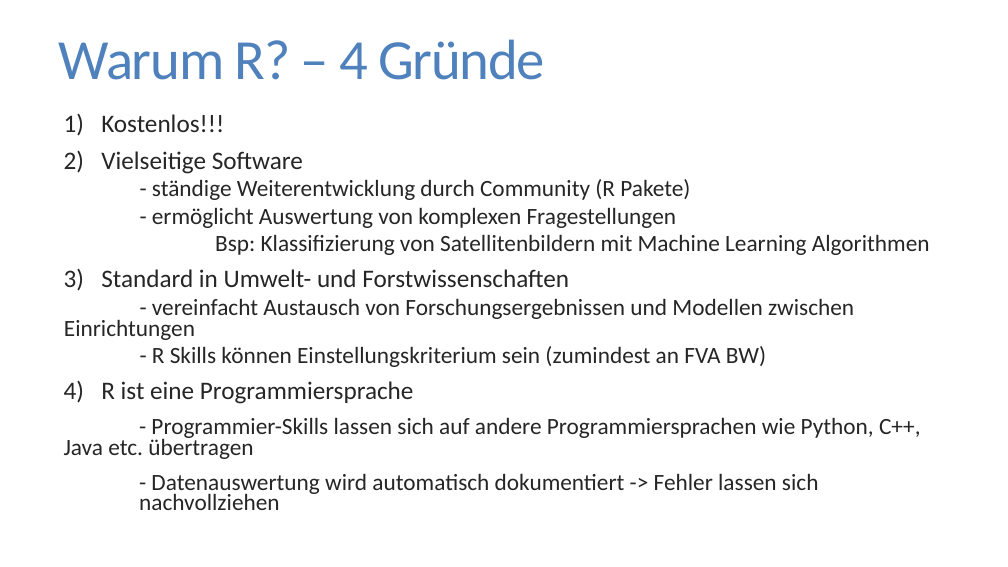
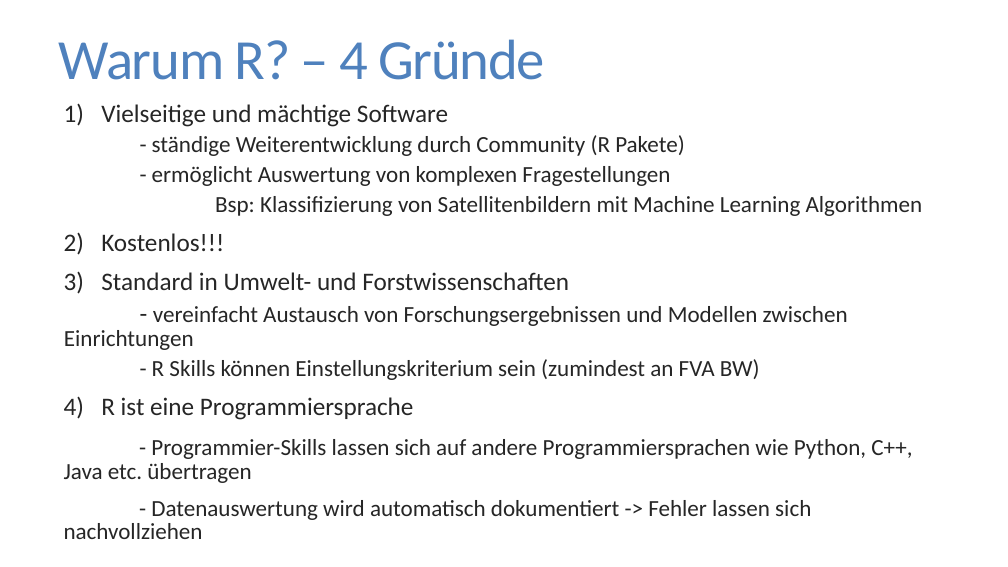
Before and after one commit to FlorianKeppeler/RKurs, a slide deck: slide 3 of Einführung in R.pptx. Drawn at 1008x567 pixels with LibreOffice and Linux fonts; fonts in the diff are those of the drawing. Boxes give left, top, right and bottom in pixels: in the first picture for what was removed or moved away, otherwise in the second. Text is boxed around its words. In the diff, an @@ line names an element or a change of style, - is before the commit and + after.

```diff
--- a/Einführung in R.pptx
+++ b/Einführung in R.pptx
@@ text "Vielseitige und mächtige Software": place and size @@
-text "Vielseitige und mächtige Software" at (64, 114, 930, 510)
+text "Vielseitige und mächtige Software" at (64, 104, 923, 539)
@@ text at (101, 104, 448, 127): text changed; size 24.1 to 24 pt @@
-1) Kostenlos!!!
-2) Vielseitige Software
+1) Vielseitige und mächtige Software
@@ text at (64, 135, 923, 539): size 22.2 to 22 pt in "- ständige Weiterentwicklung durch Community (R Pakete)", "- ermöglicht Auswertung von komplexen Fragestellungen", "Bsp: Klassifizierung von Satellitenbildern mit Machine Learn ...", "vereinfacht Austausch von Forschungsergebnissen und Modellen ..." and 3 more places; size 24.1 to 24 pt in "Standard in Umwelt- und Forstwissenschaften", "R ist eine Programmiersprache"; size 22.2 to 24 pt in "-"; line spacing 0.75 to 0.85 @@
@@ text at (101, 233, 224, 251): paragraph added @@
+2) Kostenlos!!!
```
Also in this commit, not shown: 15 other slides changed, 2 slides added, 1 other file.
